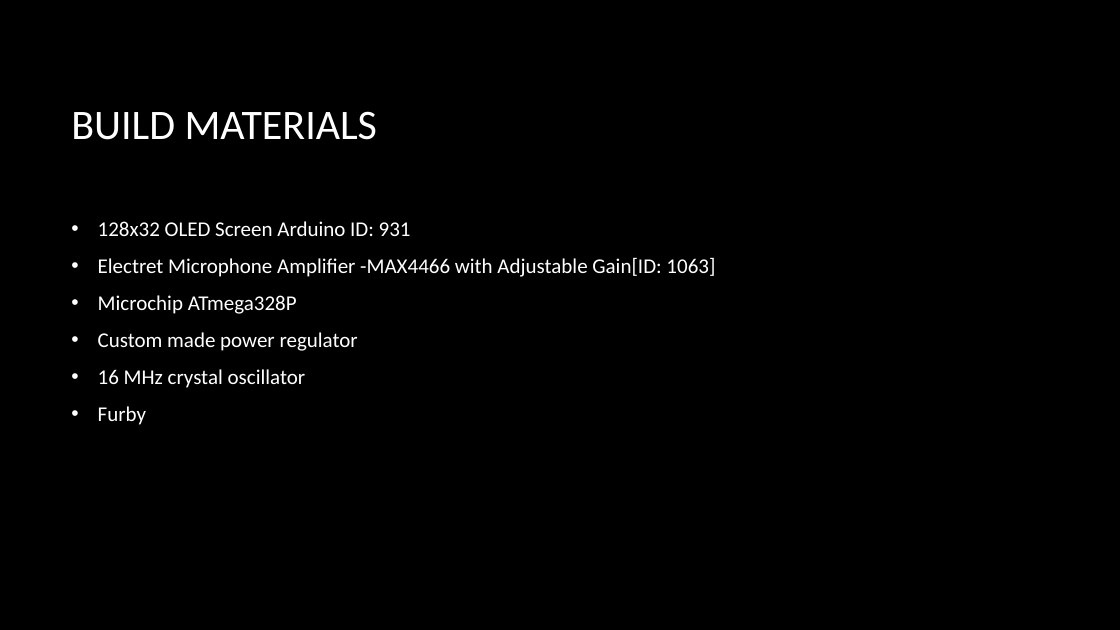
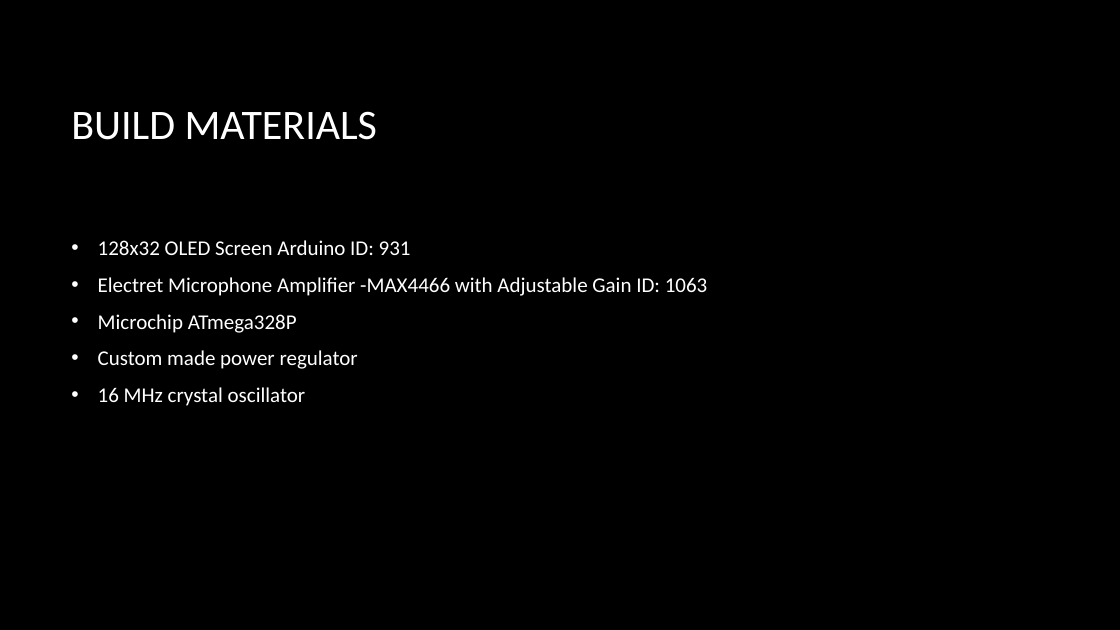
Before and after one commit to TheJonBovi/Pitch_Identifier, a slide deck: slide 3 of embedded C project .pptx. Drawn at 1120x630 pixels with LibreOffice and Linux fonts; fonts in the diff are those of the drawing; background and template pictures are left out. Boxes give left, top, right and bottom in pixels: in the first picture for what was removed or moved away, otherwise in the second. Text is boxed around its words. In the diff, an @@ line names an element or a change of style, - is before the commit and + after.

```diff
--- a/embedded C project .pptx
+++ b/embedded C project .pptx
@@ text at box(98, 277, 708, 296): text changed @@
-• Electret Microphone Amplifier -MAX4466 with Adjustable Gain[ID: 1063]
+• Electret Microphone Amplifier -MAX4466 with Adjustable Gain ID: 1063
@@ text at box(98, 406, 146, 425): paragraph removed @@
-• Furby
```
Also in this commit, not shown: 9 other slides changed, 2 slides removed, 6 other files.
